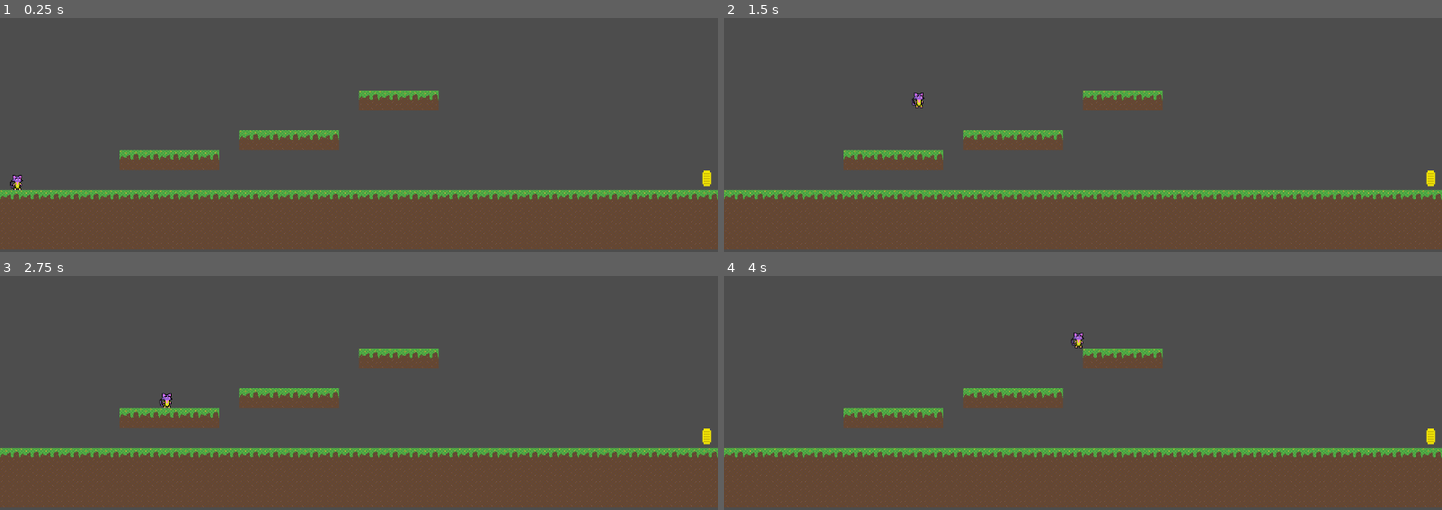
Above: before the commit, frames 1-4 (two rows, left to right).
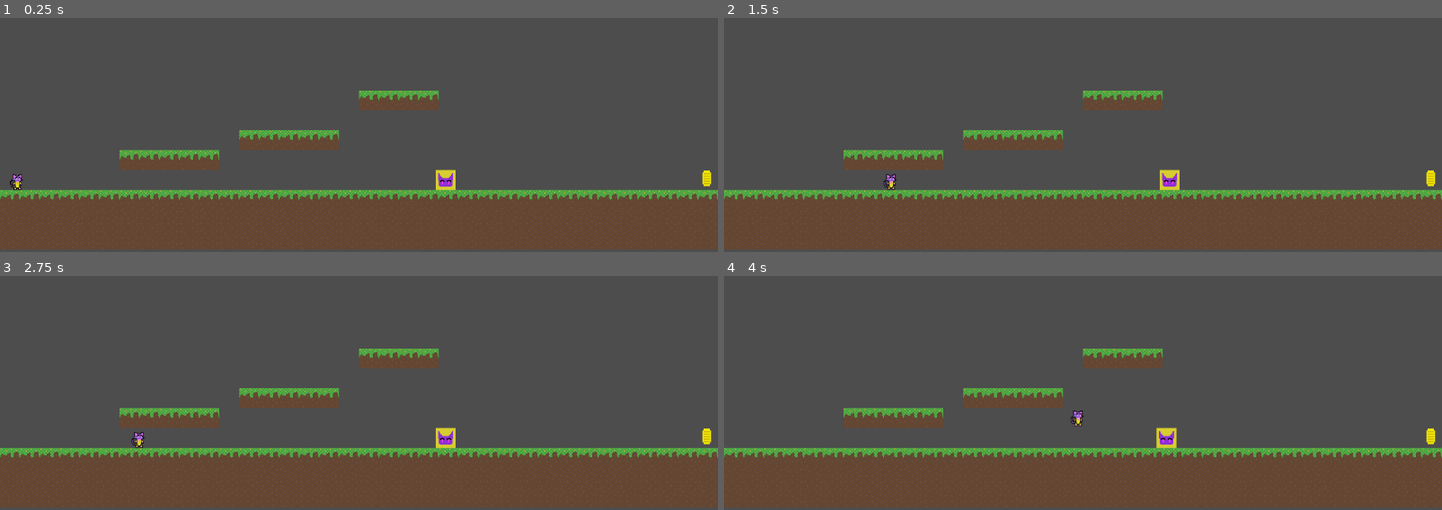
Above: after the commit, the same moments.

Repository: JB4692/CatLab
Game: Godot game, scene res://scenes/main game.tscn
Two runs of this game, one before a commit and one after it. Both use one fixed random seed, a clock stepped at 60 frames per second and the inputs below.
Inputs:
- Up to frame 1 (0.25 s): no input
- Up to frame 2 (1.5 s): tap Enter (ui_accept) at 0.5, 0.77, 1.25 s; hold Right (ui_right) from 0.53 s (still down)
- Up to frame 3 (2.75 s): tap Enter (ui_accept) at 1.52 s; release Right (ui_right) at 2.03 s; hold Left (ui_left) from 2.03 s (still down)
- Up to frame 4 (4 s): release Left (ui_left) at 2.78 s; hold Right (ui_right) from 2.78 s (still down); tap Enter (ui_accept) at 3.02, 3.77 s

The runs differ from the first frame. In frame 1, 0.3% of the frame differs, in the area x 1-64%, y 64-74%; in frame 2, 0.4%; in frame 3, 0.4%; in frame 4, 0.4%, in the area x 48-64%, y 24-74%.

Commit message:
Enemy1 behavior
basic enemy behavior (reset player position, die when attacked by player, attack when player is close enough)

Diff:
--- a/project.godot
+++ b/project.godot
@@ -65,3 +65,7 @@
 "deadzone": 0.5,
 "events": []
 }
+
+[layer_names]
+
+2d_physics/layer_2="enemy"
--- a/scenes/end_of_level.tscn
+++ b/scenes/end_of_level.tscn
@@ -1,7 +1,7 @@
 [gd_scene load_steps=5 format=3 uid="uid://cdtdg0i7uc8gh"]
 
 [ext_resource type="Texture2D" uid="uid://fpf5d13u0i5y" path="res://assets/tilesets/Dirt Grass and brick tileset.png" id="1_76ssk"]
-[ext_resource type="Script" path="res://scenes/eol_button.gd" id="2_i0he1"]
+[ext_resource type="Script" path="res://scripts/eol_button.gd" id="2_i0he1"]
 
 [sub_resource type="TileSetAtlasSource" id="TileSetAtlasSource_u6s6i"]
 texture = ExtResource("1_76ssk")
--- /dev/null
+++ b/scenes/enemy1.tscn
@@ -0,0 +1,45 @@
+[gd_scene load_steps=6 format=3 uid="uid://r1b83rtqvqia"]
+
+[ext_resource type="Script" path="res://scripts/enemy1_behavior.gd" id="1_s5lyc"]
+[ext_resource type="Texture2D" uid="uid://dyrllecegk76c" path="res://assets/sprites/SpecialBlock.png" id="1_wot70"]
+
+[sub_resource type="RectangleShape2D" id="RectangleShape2D_frmo3"]
+size = Vector2(37, 32)
+
+[sub_resource type="RectangleShape2D" id="RectangleShape2D_wp5di"]
+size = Vector2(306, 96)
+
+[sub_resource type="RectangleShape2D" id="RectangleShape2D_lof4c"]
+size = Vector2(32, 6)
+
+[node name="Enemy1" type="CharacterBody2D"]
+collision_layer = 2
+script = ExtResource("1_s5lyc")
+
+[node name="Sprite2D" type="Sprite2D" parent="."]
+texture = ExtResource("1_wot70")
+
+[node name="Enemy CollisionShape2D" type="CollisionShape2D" parent="."]
+position = Vector2(-0.5, 0)
+shape = SubResource("RectangleShape2D_frmo3")
+
+[node name="Area Detection" type="Area2D" parent="."]
+collision_mask = 2
+
+[node name="Area Detection CollisionShape2D" type="CollisionShape2D" parent="Area Detection"]
+position = Vector2(0, -30)
+shape = SubResource("RectangleShape2D_wp5di")
+
+[node name="Enemy1 Hitbox" type="Area2D" parent="."]
+collision_layer = 2
+collision_mask = 2
+
+[node name="CollisionShape2D on Top" type="CollisionShape2D" parent="Enemy1 Hitbox"]
+position = Vector2(0, -13)
+shape = SubResource("RectangleShape2D_lof4c")
+debug_color = Color(0.506742, 0.425012, 1, 0.42)
+
+[connection signal="area_entered" from="Area Detection" to="." method="_on_area_detection_area_entered"]
+[connection signal="area_exited" from="Area Detection" to="." method="_on_area_detection_area_exited"]
+[connection signal="area_entered" from="Enemy1 Hitbox" to="." method="_on_area_2d_area_entered"]
+[connection signal="area_exited" from="Enemy1 Hitbox" to="." method="_on_area_2d_area_exited"]
--- a/scenes/main game.tscn
+++ b/scenes/main game.tscn
@@ -1,8 +1,9 @@
-[gd_scene load_steps=6 format=3 uid="uid://cu2wdn0httpg2"]
+[gd_scene load_steps=7 format=3 uid="uid://cu2wdn0httpg2"]
 
 [ext_resource type="PackedScene" uid="uid://bk3qlfir1vuvf" path="res://scenes/player.tscn" id="1_731j5"]
 [ext_resource type="Texture2D" uid="uid://fpf5d13u0i5y" path="res://assets/tilesets/Dirt Grass and brick tileset.png" id="2_qenma"]
 [ext_resource type="PackedScene" uid="uid://cxiwyn6x0t1o7" path="res://scenes/level_endpoint.tscn" id="3_k8wpv"]
+[ext_resource type="PackedScene" uid="uid://r1b83rtqvqia" path="res://scenes/enemy1.tscn" id="4_0cw7a"]
 
 [sub_resource type="TileSetAtlasSource" id="TileSetAtlasSource_sq400"]
 texture = ExtResource("2_qenma")
@@ -35,3 +36,6 @@
 
 [node name="Area2D" parent="." instance=ExtResource("3_k8wpv")]
 position = Vector2(558, 206)
+
+[node name="Enemy1" parent="." instance=ExtResource("4_0cw7a")]
+position = Vector2(139, 207)
--- a/scenes/player.tscn
+++ b/scenes/player.tscn
@@ -1,17 +1,49 @@
-[gd_scene load_steps=4 format=3 uid="uid://bk3qlfir1vuvf"]
+[gd_scene load_steps=6 format=3 uid="uid://bk3qlfir1vuvf"]
 
 [ext_resource type="Script" path="res://scripts/playerMovement.gd" id="1_avgps"]
 [ext_resource type="Texture2D" uid="uid://2cllhwa8twsk" path="res://assets/sprites/Cat.png" id="2_txpyc"]
 
-[sub_resource type="RectangleShape2D" id="RectangleShape2D_tnysc"]
-size = Vector2(15, 24)
+[sub_resource type="CapsuleShape2D" id="CapsuleShape2D_q74d6"]
+radius = 9.5
+height = 25.0
+
+[sub_resource type="RectangleShape2D" id="RectangleShape2D_84ui1"]
+size = Vector2(20, 5)
+
+[sub_resource type="RectangleShape2D" id="RectangleShape2D_3kxyv"]
+size = Vector2(25, 22.5)
 
 [node name="Player" type="CharacterBody2D"]
+collision_layer = 3
+collision_mask = 3
+collision_priority = 2.0
 script = ExtResource("1_avgps")
+
+[node name="CollisionShape2D" type="CollisionShape2D" parent="."]
+position = Vector2(0.5, 1.5)
+shape = SubResource("CapsuleShape2D_q74d6")
 
 [node name="Sprite2D" type="Sprite2D" parent="."]
 texture = ExtResource("2_txpyc")
 
-[node name="CollisionShape2D" type="CollisionShape2D" parent="."]
-position = Vector2(0.5, 1)
-shape = SubResource("RectangleShape2D_tnysc")
+[node name="Area2D" type="Area2D" parent="."]
+position = Vector2(0.5, 1.5)
+collision_layer = 2
+collision_mask = 2
+
+[node name="Feet CollisionShape2D" type="CollisionShape2D" parent="Area2D"]
+position = Vector2(0, 11)
+shape = SubResource("RectangleShape2D_84ui1")
+debug_color = Color(0.512087, 0.422342, 1, 0.42)
+
+[node name="PlayerHitbox" type="Area2D" parent="."]
+position = Vector2(0.5, 1.5)
+collision_layer = 4
+collision_mask = 3
+
+[node name="CollisionShape2D" type="CollisionShape2D" parent="PlayerHitbox"]
+position = Vector2(0, 1.25)
+shape = SubResource("RectangleShape2D_3kxyv")
+debug_color = Color(0.538468, 0.563657, 0.203375, 0.42)
+
+[connection signal="body_entered" from="PlayerHitbox" to="." method="_on_player_hitbox_body_entered"]
--- /dev/null
+++ b/scripts/enemy1_behavior.gd
@@ -0,0 +1,42 @@
+extends CharacterBody2D
+
+# https://www.youtube.com/watch?v=P02PcfgqrY8&ab_channel=GameDevKnight
+
+
+var speed = 100.0
+var jump_velocity = -400.0
+var attack = false
+
+
+func _physics_process(delta: float) -> void:
+	# Add the gravity.
+	if not is_on_floor():
+		velocity += get_gravity() * delta
+
+	if attack:
+		velocity.x = -1 * speed
+
+	if not attack:
+		velocity.x = 0
+
+	move_and_slide()
+
+func _on_area_2d_area_entered(_area: Area2D) -> void:
+	# When enemy is hit from the top, turn red and DIE
+	print("Hit from top")
+	queue_free()
+
+func _on_area_2d_area_exited(_area: Area2D) -> void:
+	pass
+
+# If PLAYER enters certain distance from Enemy1,
+# Enemy start attacking
+func _on_area_detection_area_entered(area: Area2D) -> void:
+	if area.get_parent().name == "Player":
+		attack = true
+		print("Start attacking")
+
+func _on_area_detection_area_exited(area: Area2D) -> void:
+	if area.get_parent().name == "Player":
+		attack = false
+		print("Stop attacking")
--- a/scripts/playerMovement.gd
+++ b/scripts/playerMovement.gd
@@ -1,9 +1,14 @@
 extends CharacterBody2D
 
+# TODO: improve on controls
+# - stop jumping from looking weird
+# - face the direction he's moving in
 
-const SPEED = 300.0
-const JUMP_VELOCITY = -400.0
+var SPEED = 300.0
+var JUMP_VELOCITY = -350.0
+var start_position = Vector2(-550, 209.9991)
 
+var dead = false
 
 func _physics_process(delta: float) -> void:
 	# Add the gravity.
@@ -23,3 +28,15 @@
 		velocity.x = move_toward(velocity.x, 0, SPEED)
 
 	move_and_slide()
+
+
+
+func revive():
+	# put player back in start_position
+	if dead:
+		position = start_position
+
+func _on_player_hitbox_body_entered(body: Node2D) -> void:
+	if body.name == "Enemy1":
+		dead = true
+		revive()
Renamed: scenes/eol_button.gd -> scripts/eol_button.gd
